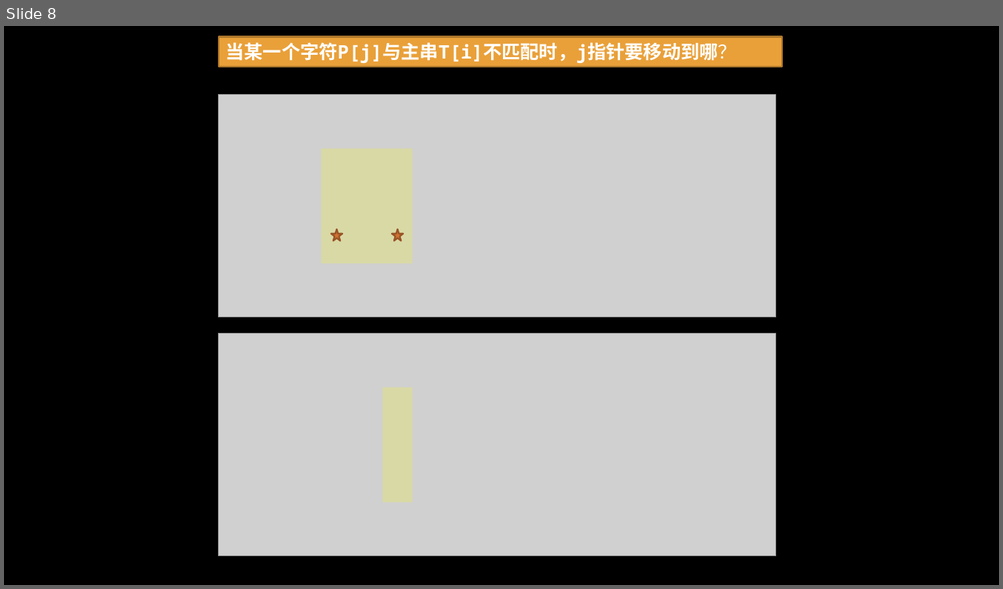
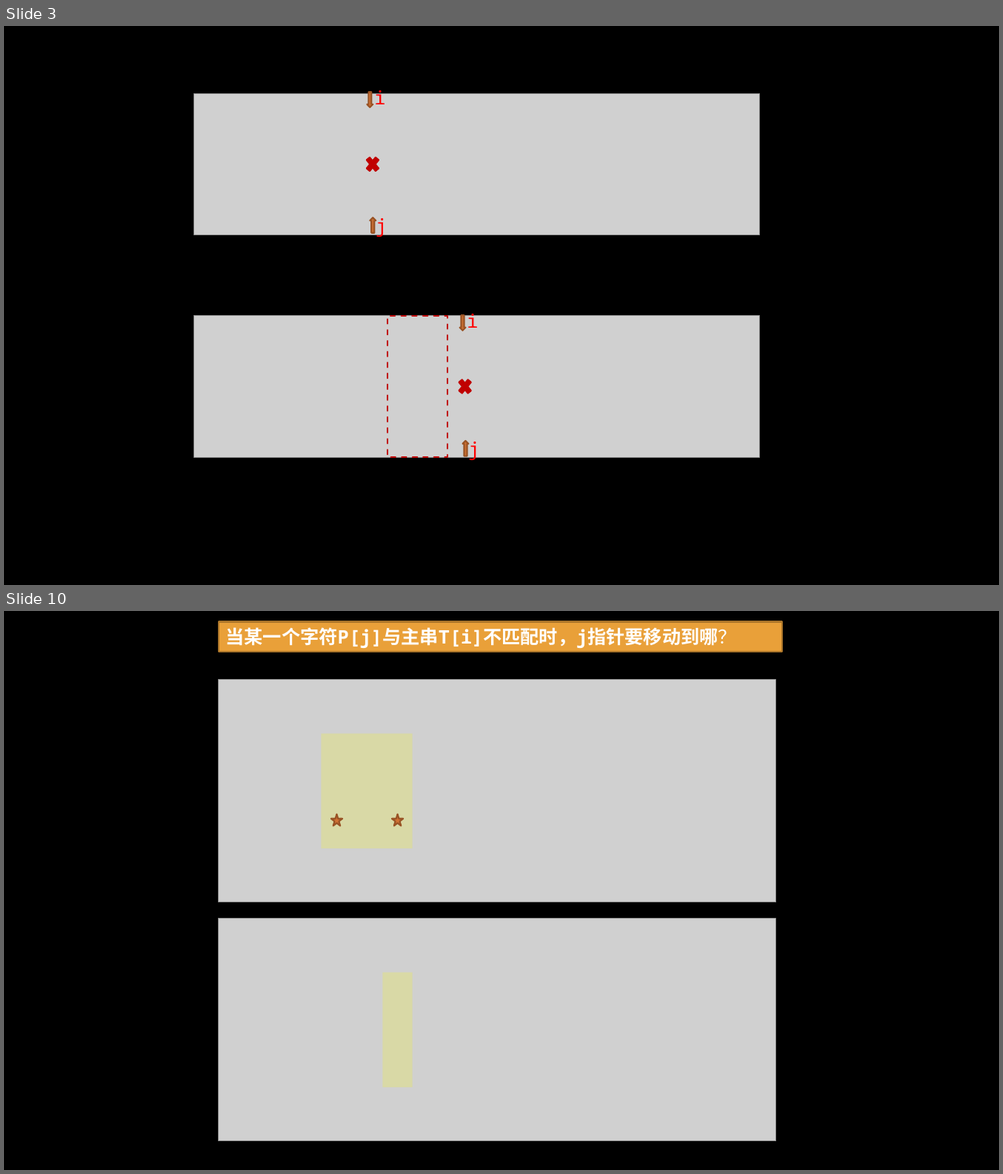
Before and after one commit to gzshawnliang/competitive-programming, a slide deck: doc/Other/KMP算法.pptx. Shown one above the other, each under a label of ours: slide 8 before the commit, slides 3 and 10 after it; the slides between them are not shown. The pictures are 1003x589 and 1003x1174 pixels, drawn with LibreOffice and Linux fonts; fonts in the diff are those of the drawing; grey boxes stand for pictures; background and template pictures are left out. Boxes give left, top, right and bottom in pixels: in the first picture for what was removed or moved away, otherwise in the second. Text is boxed around its words. In the diff, an @@ line names an element or a change of style, - is before the commit and + after.

```diff
--- a/doc/Other/KMP算法.pptx
+++ b/doc/Other/KMP算法.pptx
@@ slide 3 added at (4,26,999,585), background picture (left out) @@
@@ picture added at (194,93,760,235) @@
@@ cross added at (364,153,381,175), fill #C00000, outline #C00000 1.5 pt @@
@@ group added at (367,87,387,237): 2 down arrows, 2 texts @@
+i
+j
@@ picture added at (194,316,760,458) @@
@@ rectangle added at (387,316,447,458), outline #C00000 1.5 pt dashed @@
@@ cross added at (456,377,473,397), fill #C00000, outline #C00000 1.5 pt @@
@@ group added at (460,310,479,460): 2 down arrows, 2 texts @@
+i
+j
@@ what was slide 8 is now slide 10 @@
```
Also in this commit, not shown: 7 slides changed, 2 other slides added, 1 slide removed, 2 other files.
